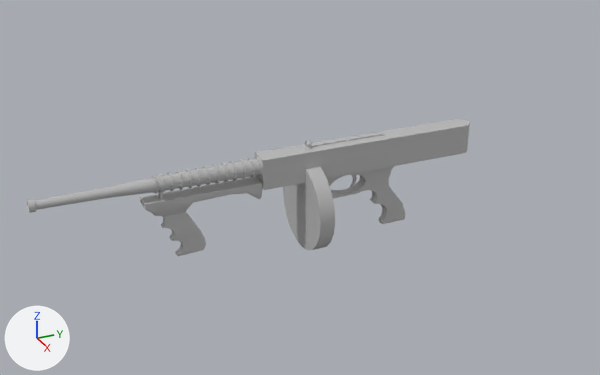
What one commit did to the FBX model Assets/FBX/FinalModels/TommyGun_Final.fbx.
Both versions are drawn from a camera (50 mm lens) standing at (0.56, -0.768, 1.586) and looking at (-0.458, -0.31, 1.077). The lights are fixed; the arrows at lower left show +X, +Y and +Z. Where no turn or scale is listed for an object, it has been applied to the vertices.

In view in the first picture: 'Barrel', 'Handgaurd2', 'Magazine', 'Receiver1', 'triggerassemblyandgrip1'.
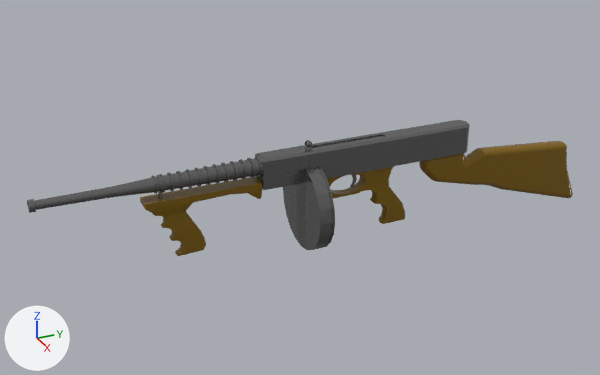
The newer file is also rescaled (x1.2), turned or shifted as a whole; pictures and numbers use the older file's frame.

Changed parts and their boxes [x1, y1, x2, y2] in the pictures (600 x 375 px):
'Receiver1', reshaped
    before: [255, 119, 470, 190]
    after: [255, 120, 470, 190]
'Buttstock', added
    after: [419, 141, 573, 198]
'Barrel', recoloured
    both: [27, 156, 263, 213]
'Handgaurd2', recoloured
    both: [140, 177, 262, 256]
'triggerassemblyandgrip1', recoloured
    both: [327, 166, 405, 224]
part 1 of me_mesh, built on
    before: [255, 119, 470, 190]
    after: [255, 120, 470, 190]
part 2 of me_mesh, recoloured
    both: [312, 123, 455, 147]
part 3 of me_mesh_001, built on
    both: [306, 167, 335, 250]
part 4 of me_mesh_001, recoloured
    both: [283, 169, 321, 250]

The change, as a diff of the scene's bpy script:
```diff
--- a/Assets/FBX/FinalModels/TommyGun_Final.fbx.py
+++ b/Assets/FBX/FinalModels/TommyGun_Final.fbx.py
@@ mat_gunmetal @@
+mat_gunmetal = principled_material('Gunmetal')
+mat_gunmetal.base_color = (0.182, 0.182, 0.182)  # grey #767676
+mat_gunmetal.metallic = 0.753
+mat_gunmetal.roughness = 0.2
@@ mat_wood @@
+mat_wood = principled_material('Wood')
+mat_wood.base_color = (0.213, 0.115, 0.0)  # yellow #7f5f00
+mat_wood.roughness = 0.2
@@ me_mesh @@
 # used by ob_receiver1; location = (-0.43, -0.212, 1.127)
-me_mesh.from_pydata(...)  # 44 vertices, 66 faces; spans x -0.016..0.016, y -0.172..0.172, z -0.022..0.022
+me_mesh.from_pydata(...)  # 76 vertices, 98 faces; spans x -0.016..0.016, y -0.172..0.172, z -0.022..0.022
+# me_mesh part 1
+# 8 vertices are removed from x -0.016..0.016, y -0.172..0.172, z 0.022
+# 30 faces are deleted
+# 32 vertices are added at x -0.014..0.014, y -0.171..0.171, z 0.02..0.022
+# 8 new vertices lie (0.0, 0.0, 0.041) away from vertices in x -0.016..0.016, y -0.172..0.172, z -0.022
+# 62 new faces join them
+# me_mesh part 2: 36 faces spanning x -0.016..0.016, y -0.172..0.172, z -0.022..0.022 switch from mat_lambert15 (grey #bcbcbc) to mat_gunmetal (grey #767676)
@@ me_mesh_004 @@
 me_mesh_004.from_pydata(...)  # 1702 vertices, 1720 faces; spans x -0.014..0.014, y -0.309..0.01, z -0.014..0.014
-me_mesh_004.materials.append(mat_lambert15)  # grey #bcbcbc
+me_mesh_004.materials.append(mat_gunmetal)  # grey #767676
@@ me_mesh_005 @@
 me_mesh_005.from_pydata(...)  # 293 vertices, 426 faces; spans x -0.009..0.009, y -0.077..0.077, z -0.05..0.05
-me_mesh_005.materials.append(mat_lambert15)  # grey #bcbcbc
+me_mesh_005.materials.append(mat_wood)  # yellow #7f5f00
@@ me_mesh_002 @@
 me_mesh_002.from_pydata(...)  # 493 vertices, 661 faces; spans x -0.013..0.013, y -0.083..0.083, z -0.046..0.046
-me_mesh_002.materials.append(mat_lambert15)  # grey #bcbcbc
+me_mesh_002.materials.append(mat_wood)  # yellow #7f5f00
@@ me_mesh_001 @@
 # used by ob_magazine; location = (-0.43, -0.31, 1.062)
-me_mesh_001.from_pydata(...)  # 42 vertices, 60 faces; spans x -0.066..0.066, y -0.0113..0.0113, z -0.066..0.066
+me_mesh_001.from_pydata(...)  # 122 vertices, 140 faces; spans x -0.066..0.066, y -0.0113..0.0113, z -0.066..0.066
+# me_mesh_001 part 3
+# 20 faces are deleted
+# 20 vertices are added at x -0.0651..0.0651, y 0.0069, z -0.0651..0.0651
+# 20 new vertices lie (0.0, 0.0179, 0.0) away from vertices in x -0.066..0.066, y -0.0113, z -0.066..0.066
+# 20 new vertices lie (0.0, -0.0029, 0.0) away from vertices in x -0.066..0.066, y 0.0113, z -0.066..0.066
+# 20 new vertices lie (0.0, 0.0012, 0.0) away from vertices in x -0.0651..0.0651, y 0.0069, z -0.0651..0.0651
+# 100 new faces join them
+# me_mesh_001 part 4: 40 faces spanning x -0.066..0.066, y -0.0113..0.0113, z -0.066..0.066 switch from mat_lambert15 (grey #bcbcbc) to mat_gunmetal (grey #767676)
@@ me_mesh_008 @@
+me_mesh_008.from_pydata(...)  # 470 vertices, 464 faces; spans x -0.012..0.012, y -0.038..0.268, z -0.115..0.01
+me_mesh_008.materials.append(mat_wood)  # yellow #7f5f00
@@ ob_buttstock @@
+ob_buttstock = bpy.data.objects.new('Buttstock', me_mesh_008)
+ob_buttstock.location = (-0.43, -0.083, 1.094)
```
